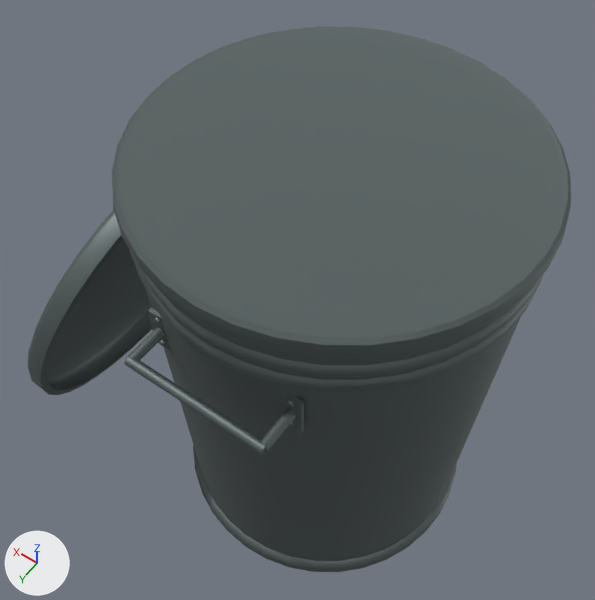
What one commit did to the glTF model production/assets/cloud-week/bins/D1_dustbin_b.glb.
One viewpoint serves both versions: a 50 mm camera at (-0.33, 0.537, 1.179) aimed at (0.066, -0.018, 0.307). Lighting does not change. The marker at lower left points along +X, +Y and +Z. The picture after the commit comes second. Vertices at exactly the same position are counted once.

Script lines for the objects in view, before the commit:
```python
me_d1_body = bpy.data.meshes.new('d1_body')
me_d1_body.from_pydata(...)  # 1405 vertices, 2806 faces; spans x -0.232..0.232, y -0.232..0.232, z 0.0..0.61
me_d1_body.materials.append(mat_zinc)  # grey #6c7676
me_d1_contents = bpy.data.meshes.new('d1_contents')
me_d1_contents.from_pydata(...)  # 50 vertices, 96 faces; spans x -0.221..0.221, y -0.221..0.221, z 0.604..0.605
me_d1_contents.materials.append(mat_bin_sack_black)  # black #121214
me_d1_handle_p = bpy.data.meshes.new('d1_handle_p')
me_d1_handle_p.from_pydata(...)  # a 12-sided cylinder along x spanning x -0.088..0.088, y 0.245..0.257, z 0.464..0.476; a box spanning x -0.098..-0.073, y 0.2..0.205, z 0.443..0.498; a 12-sided cylinder along y spanning x -0.091..-0.079, y 0.204..0.251, z 0.464..0.476; a box spanning x 0.073..0.098, y 0.2..0.205, z 0.443..0.498; a 12-sided cylinder along y spanning x 0.079..0.091, y 0.204..0.251, z 0.464..0.476
me_d1_handle_p.materials.append(mat_zinc)  # grey #6c7676
ob_d1_body = bpy.data.objects.new('d1_body', me_d1_body)
ob_d1_body.location = (0.0, 0.0, 0.0)
ob_d1_contents = bpy.data.objects.new('d1_contents', me_d1_contents)
ob_d1_contents.location = (0.0, 0.0, 0.0)
ob_d1_handle_p = bpy.data.objects.new('d1_handle_p', me_d1_handle_p)
ob_d1_handle_p.location = (0.0, 0.0, 0.0)
# also in view: 'd1_lid' at (0.312, 0.0, 0.242)
```
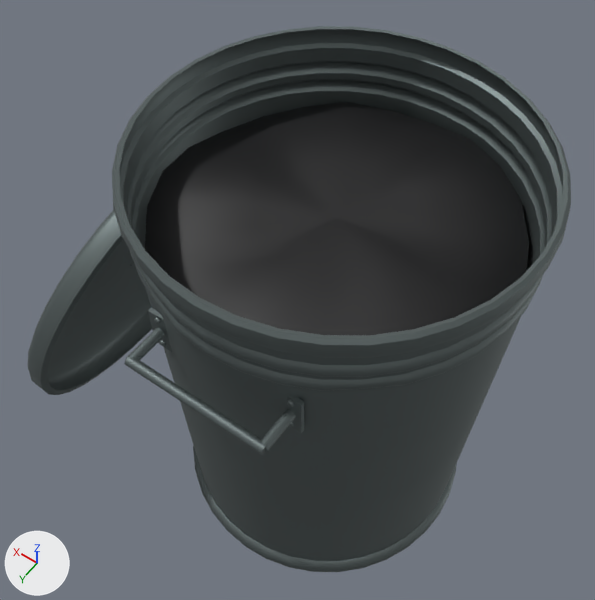
What differs and where, as boxes [x1, y1, x2, y2] in the pictures (595 x 600 px):
part 1 of me_d1_body, cut back: before [145, 288, 521, 527]; after [119, 29, 563, 527]
part 2 of me_d1_contents, added (black): after [145, 102, 529, 335]

Patch to the scene script:
```diff
--- a/production/assets/cloud-week/bins/D1_dustbin_b.glb.py
+++ b/production/assets/cloud-week/bins/D1_dustbin_b.glb.py
@@ me_d1_body @@
 # used by ob_d1_body; location = (0.0, 0.0, 0.0)
-me_d1_body.from_pydata(...)  # 1405 vertices, 2806 faces; spans x -0.232..0.232, y -0.232..0.232, z 0.0..0.61
+me_d1_body.from_pydata(...)  # 2198 vertices, 4464 faces; spans x -0.232..0.232, y -0.232..0.232, z 0.0..0.61
+# me_d1_body part 1: 180 vertices moved from x -0.215..0.215, y -0.215..0.215, z 0.207..0.387 to x -0.215..0.215, y -0.215..0.215, z 0.207..0.385; 72 vertices removed from x -0.219..0.219, y -0.219..0.219, z 0.431..0.476; 865 vertices added at x -0.23..0.23, y -0.23..0.23, z 0.43..0.608
 me_d1_body.materials.append(mat_zinc)
@@ me_d1_contents @@
 # used by ob_d1_contents; location = (0.0, 0.0, 0.0)
-me_d1_contents.from_pydata(...)  # 50 vertices, 96 faces; spans x -0.221..0.221, y -0.221..0.221, z 0.604..0.605
+me_d1_contents.from_pydata(...)  # 98 vertices, 192 faces; spans x -0.213..0.213, y -0.213..0.213, z 0.436..0.534
+# me_d1_contents part 2
+# 98 vertices are added at x -0.213..0.213, y -0.213..0.213, z 0.436..0.534
+# 192 new faces join them
+# other edits to the shape of me_d1_contents do not show in these pictures
 me_d1_contents.materials.append(mat_bin_sack_black)
```
